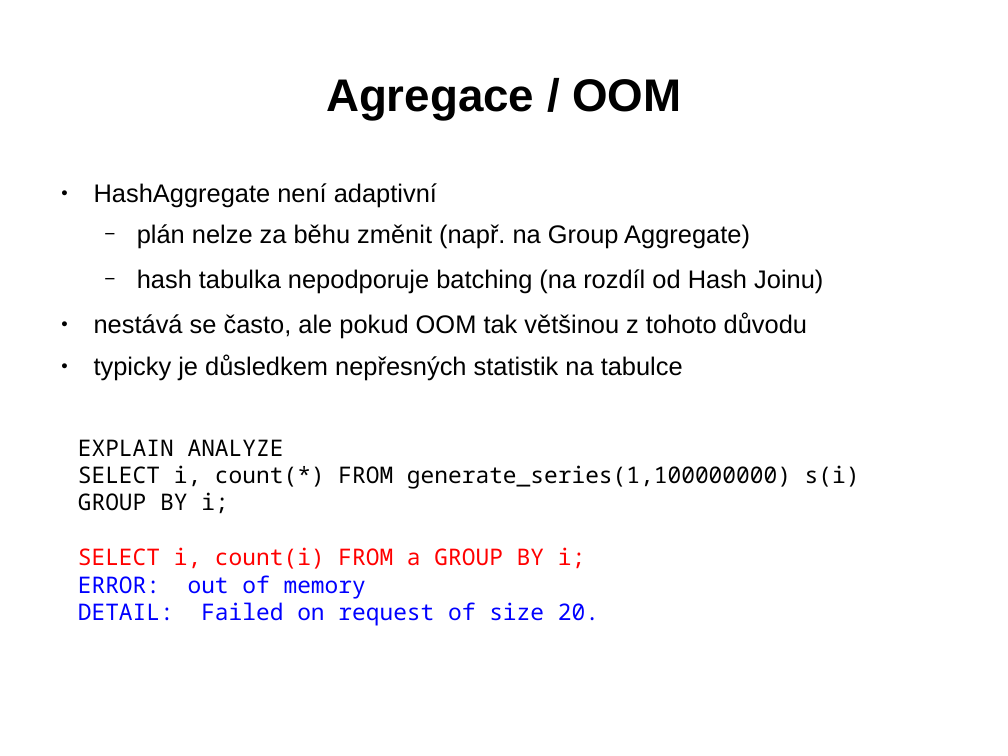
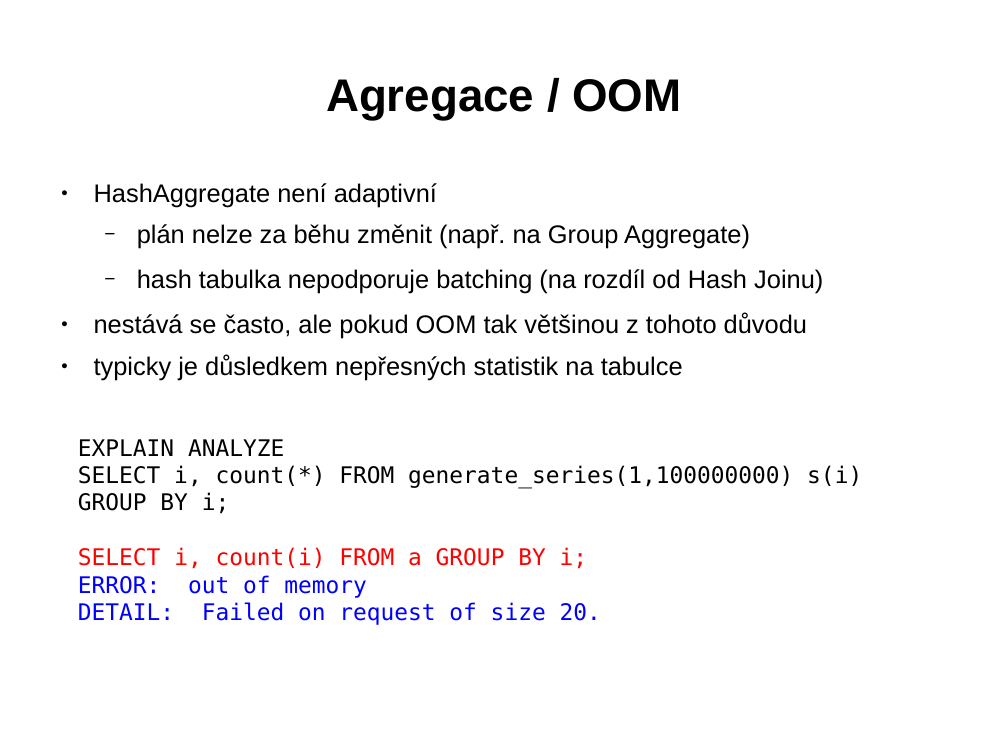
Before and after one commit to tvondra/explain_training, a slide deck: slide 52 of explain-training.odp. Drawn at 1008x756 pixels with LibreOffice and Linux fonts; fonts in the diff are those of the drawing. Boxes give left, top, right and bottom in pixels: in the first picture for what was removed or moved away, otherwise in the second. Text is boxed around its words. In the diff, an @@ line names an element or a change of style, - is before the commit and + after.

```diff
--- a/explain-training.odp
+++ b/explain-training.odp
@@ text at (78, 439, 862, 625): font Noto Sans Mono to DejaVu Sans Mono in "EXPLAIN ANALYZE", "SELECT i, count(*) FROM generate_series(1,100000000) s(i)", "GROUP BY i;", "SELECT i, count(i) FROM a GROUP BY ..." and 2 more places @@
```
Also in this commit, not shown: 53 other slides changed, 13 slides removed, 2 other files.
